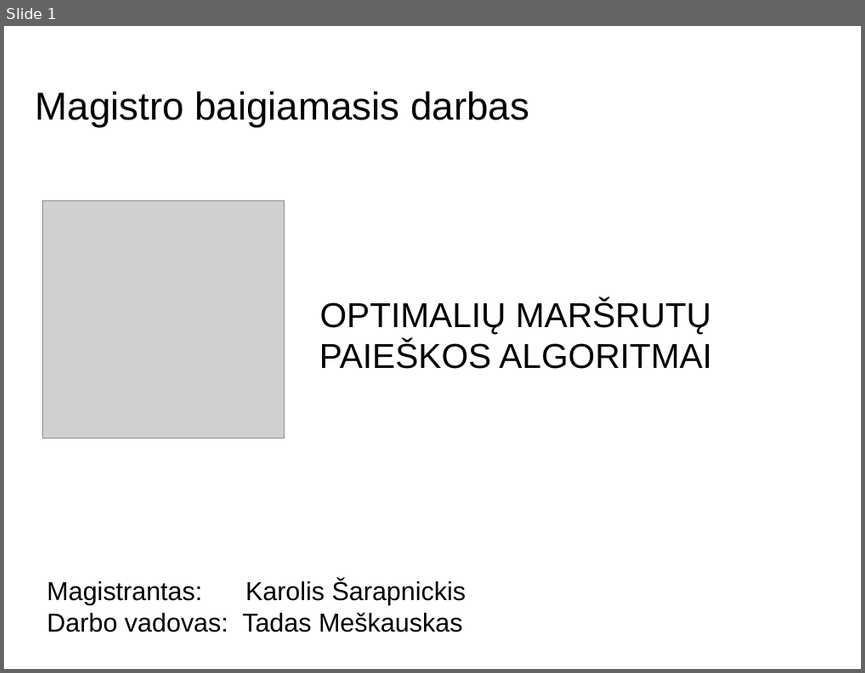
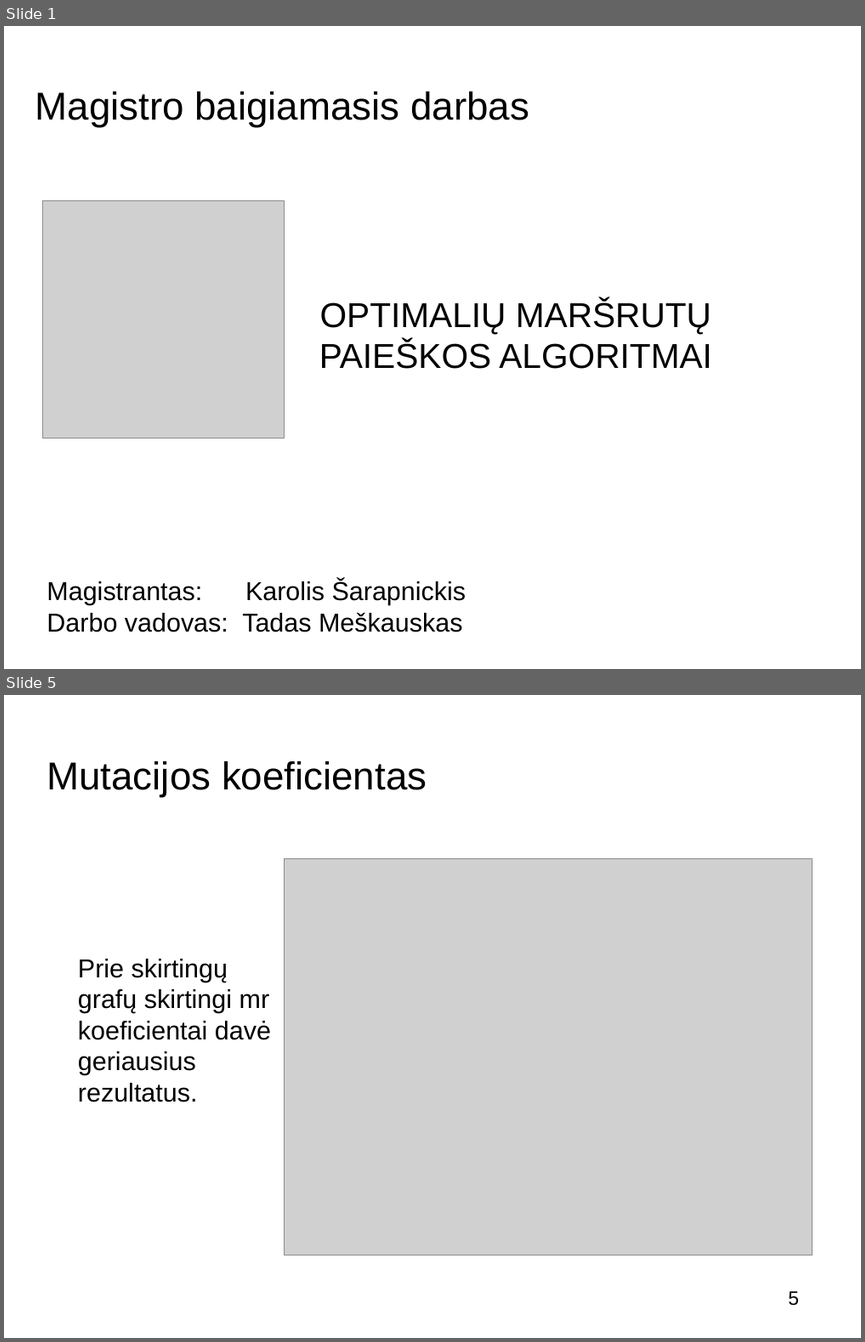
Before and after one commit to buz-zard/_archive, a slide deck: final-thesis/doc/presentation_[K.Š.].odp. Shown one above the other, each under a label of ours: slide 1 before the commit, slides 1 and 5 after it; the slides between them are not shown. The pictures are 865x673 and 865x1342 pixels, drawn with LibreOffice and Linux fonts; fonts in the diff are those of the drawing; grey boxes stand for pictures; background and template pictures are left out. Boxes give left, top, right and bottom in pixels: in the first picture for what was removed or moved away, otherwise in the second. Text is boxed around its words. In the diff, an @@ line names an element or a change of style, - is before the commit and + after.

```diff
--- a/final-thesis/doc/presentation_[K.Š.].odp
+++ b/final-thesis/doc/presentation_[K.Š.].odp
@@ slide 5 added at [4,695,861,1338], background picture (left out) @@
@@ title added at [46,761,426,798], 36 pt, text #000000 @@
+Mutacijos koeficientas
@@ picture added at [284,858,812,1255] @@
@@ text added at [78,959,271,1102], 24 pt, text #000000 @@
+Prie skirtingų grafų skirtingi mr koeficientai davė geriausius rezultatus.
@@ page number added at [788,1291,799,1305], 18 pt, text #000000 @@
+5
```
Also in this commit, not shown: 3 slides changed, 12 other slides added, 5 slides removed, 4 other files.
